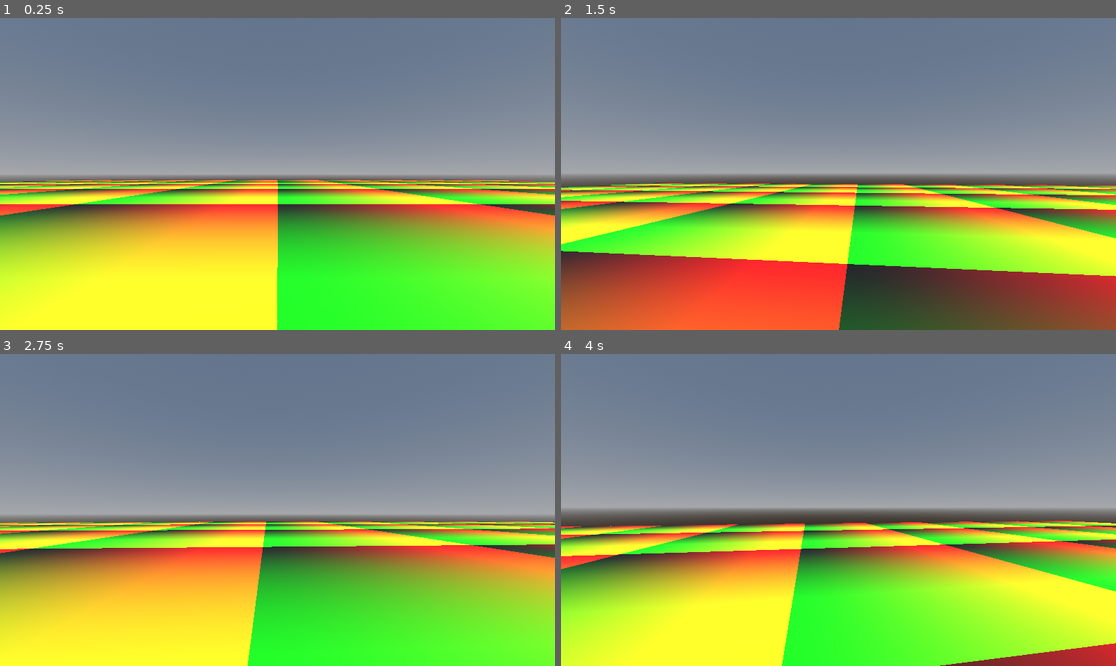
Above: before the commit, frames 1-4 (two rows, left to right).
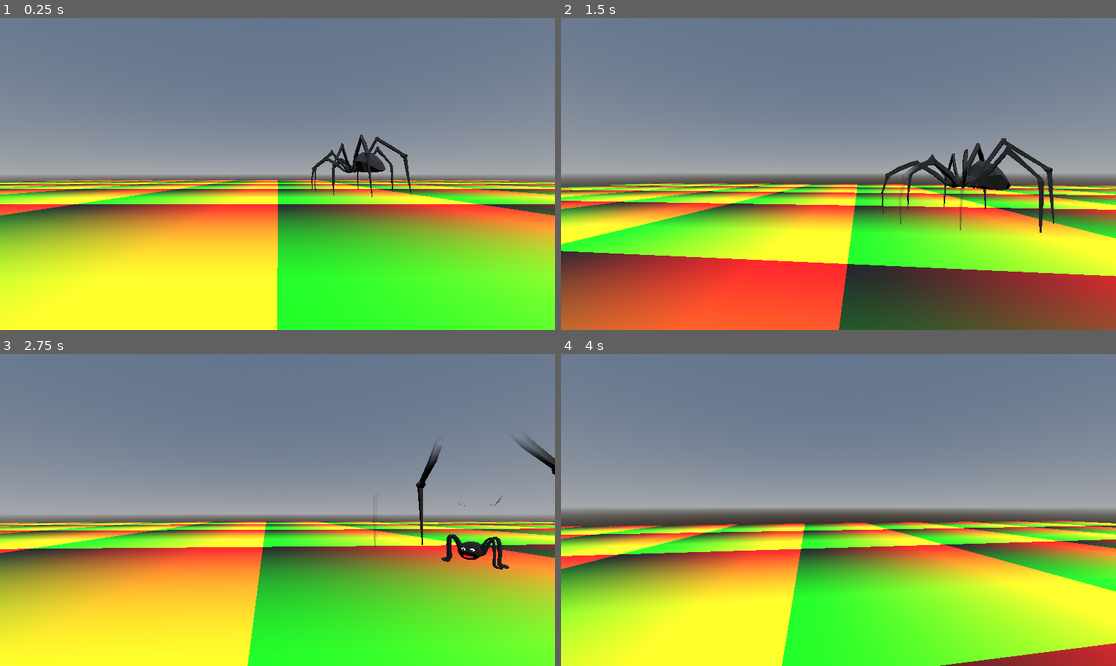
Above: after the commit, the same moments.

Repository: Tom3s/arachnophobia
Game: Godot game, scene res://Environment.tscn
The game is run twice, just before and just after one commit, with the same random seed, the same clock (stepped at 60 frames per second) and the same inputs. Before the commit the project has no main scene; this scene is started directly in both runs.
Inputs (mouse positions are in pixels of both pictures, inside the frame that each line leads up to):
- Up to frame 1 (0.25 s): no input
- Up to frame 2 (1.5 s): move the mouse to (866, 174) at 0.52 s; hold W (move_forward) from 0.53 s (still down); tap Space (jump) at 0.6, 0.77, 1.07, 1.35 s; move the mouse to (810, 174) at 1.27 s
- Up to frame 3 (2.75 s): keep holding W (move_forward); tap Space (jump) at 1.52, 1.82, 2.1 s; move the mouse to (288, 503) at 2.02 s
- Up to frame 4 (4 s): keep holding W (move_forward); move the mouse to (832, 516) at 2.77 s; tap Space (jump) at 2.85, 3.02, 3.32, 3.6, 3.77 s; move the mouse to (877, 513) at 3.52 s

The runs differ from the first frame. In frame 1, 0.9% of the frame differs, in the area x 56-75%, y 37-58%; in frame 2, 2.1%, in the area x 57-89%, y 38-69%; in frame 3, 1.1%; in frame 4, nothing differs.

Commit message:
Correct Spider Rotation

Diff:
--- a/Environment.tscn
+++ b/Environment.tscn
@@ -1,7 +1,9 @@
-[gd_scene load_steps=8 format=3 uid="uid://durwlggc6i12j"]
+[gd_scene load_steps=10 format=3 uid="uid://durwlggc6i12j"]
 
 [ext_resource type="Shader" uid="uid://cp7dpxsnbljhu" path="res://plane.tres" id="1_4rly7"]
 [ext_resource type="PackedScene" uid="uid://c616jee44wt1q" path="res://Player.tscn" id="2_yaxka"]
+[ext_resource type="PackedScene" uid="uid://dj7laeqr0neod" path="res://Models/Spider.tscn" id="3_cicq3"]
+[ext_resource type="Script" path="res://EventListener.gd" id="4_ecl41"]
 
 [sub_resource type="ProceduralSkyMaterial" id="ProceduralSkyMaterial_g5u3f"]
 
@@ -36,3 +38,19 @@
 shadow_enabled = true
 
 [node name="Player" parent="." instance=ExtResource("2_yaxka")]
+unique_name_in_owner = true
+
+[node name="Spiders" type="Node3D" parent="."]
+unique_name_in_owner = true
+
+[node name="Spider" parent="Spiders" instance=ExtResource("3_cicq3")]
+transform = Transform3D(1, 0, 0, 0, 1, 0, 0, 0, 1, 6.39308, 0, -16.5577)
+
+[node name="Spider2" parent="Spiders" instance=ExtResource("3_cicq3")]
+transform = Transform3D(1, 0, 0, 0, 1, 0, 0, 0, 1, -23.3712, 0, -8.62076)
+
+[node name="Spider3" parent="Spiders" instance=ExtResource("3_cicq3")]
+transform = Transform3D(1, 0, 0, 0, 1, 0, 0, 0, 1, 10.8126, 0, 10.0628)
+
+[node name="EventListener" type="Node" parent="."]
+script = ExtResource("4_ecl41")
--- /dev/null
+++ b/EventListener.gd
@@ -0,0 +1,9 @@
+extends Node
+
+@onready var spiders: Node3D = %Spiders
+@onready var player: Node3D = %Player
+
+# Called when the node enters the scene tree for the first time.
+func _ready():
+	for spider in spiders.get_children():
+		spider.player = player
--- a/FadeShader.tres
+++ b/FadeShader.tres
@@ -48,7 +48,6 @@
 
 }
 "
-graph_offset = Vector2(-282.013, -74.1677)
 nodes/fragment/0/position = Vector2(760, 120)
 nodes/fragment/2/node = SubResource("VisualShaderNodeDistanceFade_d6jfu")
 nodes/fragment/2/position = Vector2(80, 200)
--- a/Models/CuteSpider.tres
+++ b/Models/CuteSpider.tres
@@ -69,7 +69,6 @@
 
 }
 "
-graph_offset = Vector2(-481.16, 1.79781)
 flags/depth_prepass_alpha = true
 nodes/fragment/0/position = Vector2(940, 180)
 nodes/fragment/2/node = SubResource("VisualShaderNodeColorParameter_3p5lg")
--- a/Models/Spider.tscn
+++ b/Models/Spider.tscn
@@ -1,5 +1,6 @@
-[gd_scene load_steps=10 format=3 uid="uid://dj7laeqr0neod"]
+[gd_scene load_steps=11 format=3 uid="uid://dj7laeqr0neod"]
 
+[ext_resource type="Script" path="res://Spider.gd" id="1_77mbc"]
 [ext_resource type="ArrayMesh" uid="uid://bgb21cp4jniyj" path="res://Models/crsppdr.obj" id="1_b4grr"]
 [ext_resource type="ArrayMesh" uid="uid://p0j3dsar6uwy" path="res://Models/BigSpider.res" id="2_24wsn"]
 [ext_resource type="Shader" uid="uid://b7tlv2k3ix2jp" path="res://Models/CuteSpider.tres" id="2_kcnea"]
@@ -9,8 +10,8 @@
 render_priority = 0
 shader = ExtResource("2_kcnea")
 shader_parameter/ColorParameter = Color(0.0148, 0.02, 0.0167933, 1)
-shader_parameter/FadeMin = 10.0
-shader_parameter/FadeMax = 11.0
+shader_parameter/FadeMin = 11.0
+shader_parameter/FadeMax = 10.0
 
 [sub_resource type="ShaderMaterial" id="ShaderMaterial_5d0r1"]
 render_priority = 0
@@ -38,6 +39,8 @@
 shader_parameter/FadeMax = 11.0
 
 [node name="Spider" type="Node3D"]
+script = ExtResource("1_77mbc")
+rotationSpeed = 0.7
 
 [node name="Cute" type="MeshInstance3D" parent="."]
 transform = Transform3D(-8.74228e-09, 0, 0.2, 0, 0.2, 0, -0.2, 0, -8.74228e-09, 0, -0.180948, 0)
@@ -54,6 +57,7 @@
 
 [node name="Scary" type="MeshInstance3D" parent="."]
 transform = Transform3D(-1, 0, 8.74228e-08, 0, 1, 0, -8.74228e-08, 0, -1, -0.807836, -0.0938101, -0.751751)
+cast_shadow = 0
 mesh = ExtResource("2_24wsn")
 surface_material_override/0 = SubResource("StandardMaterial3D_6w5nm")
 surface_material_override/1 = SubResource("ShaderMaterial_sv1rb")
--- a/Player.gd
+++ b/Player.gd
@@ -40,7 +40,7 @@
 
 	moveDir = moveDir.normalized()
 
-	if Input.is_action_just_pressed("jump") && position.y < 0.01:
+	if Input.is_action_just_pressed("jump") && global_position.y < 0.01:
 		velocity.y = jumpStrength
 
 
@@ -50,10 +50,10 @@
 
 	velocity.y -= gravity * delta
 
-	position += velocity * delta
+	global_position += velocity * delta
 
-	if position.y < 0.0:
-		position.y = 0.0
+	if global_position.y < 0.0:
+		global_position.y = 0.0
 		velocity.y = max(0.0, velocity.y)
 
 @export
--- a/ScarySpider.tres
+++ b/ScarySpider.tres
@@ -37,7 +37,7 @@
 
 [resource]
 code = "shader_type spatial;
-render_mode blend_mix, depth_draw_opaque, cull_back, diffuse_lambert, specular_schlick_ggx;
+render_mode blend_mix, depth_draw_opaque, cull_back, diffuse_lambert, specular_schlick_ggx, depth_prepass_alpha, shadows_disabled;
 
 uniform vec4 ColorParameter : source_color = vec4(0.017732, 0.017732, 0.017732, 1.000000);
 uniform float FadeMin = 10;
@@ -97,7 +97,8 @@
 
 }
 "
-graph_offset = Vector2(-88.9349, 7.77283)
+flags/depth_prepass_alpha = true
+flags/shadows_disabled = true
 nodes/fragment/0/position = Vector2(940, 180)
 nodes/fragment/2/node = SubResource("VisualShaderNodeColorParameter_e2a4o")
 nodes/fragment/2/position = Vector2(-200, 80)
--- /dev/null
+++ b/Spider.gd
@@ -0,0 +1,19 @@
+extends Node3D
+
+var player: Node3D = null
+
+@export
+var rotationSpeed: float = 0.5
+
+# Called when the node enters the scene tree for the first time.
+func _ready():
+	pass # Replace with function body.
+
+
+# Called every frame. 'delta' is the elapsed time since the previous frame.
+func _process(delta):
+	if player != null:
+		var oldRotation = global_rotation
+		look_at(player.global_position, Vector3.UP)
+		# global_rotation = lerp(oldRotation, global_rotation, rotationSpeed * delta)
+		global_rotation.y = lerp_angle(oldRotation.y, global_rotation.y, rotationSpeed * delta)
--- a/plane.tres
+++ b/plane.tres
@@ -41,7 +41,6 @@
 
 }
 "
-graph_offset = Vector2(-380.631, -55.738)
 nodes/fragment/0/position = Vector2(480, 160)
 nodes/fragment/2/node = SubResource("VisualShaderNodeInput_uae4f")
 nodes/fragment/2/position = Vector2(-340, 160)
--- a/project.godot
+++ b/project.godot
@@ -11,6 +11,7 @@
 [application]
 
 config/name="arachnophobia"
+run/main_scene="res://Environment.tscn"
 config/features=PackedStringArray("4.2", "Forward Plus")
 config/icon="res://icon.svg"
 
